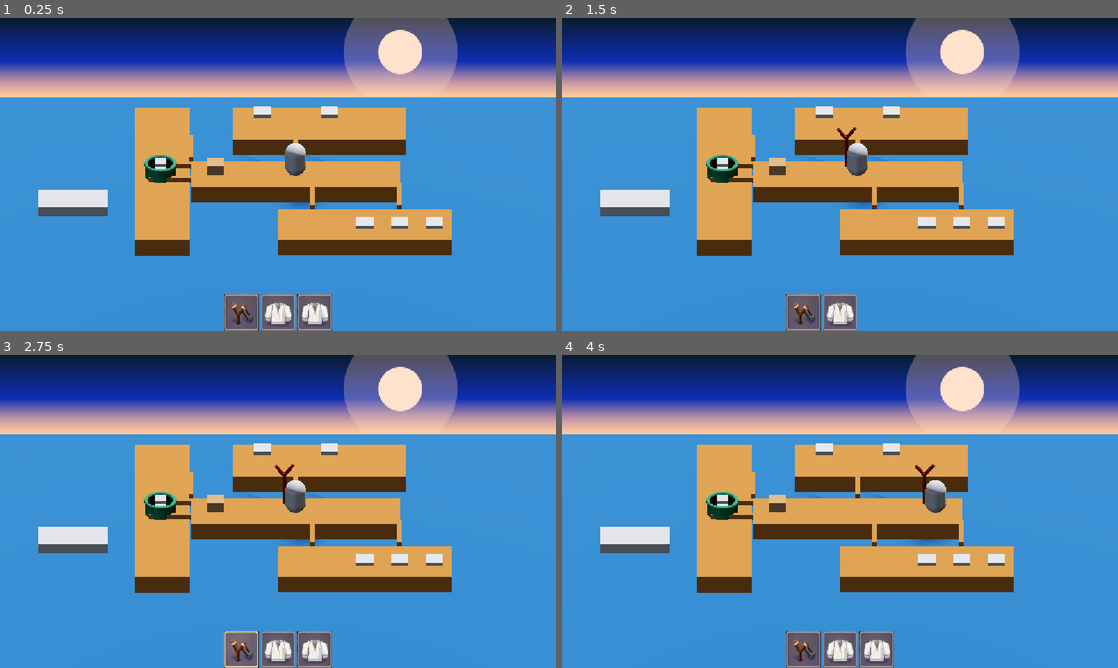
Above: before the commit, frames 1-4 (two rows, left to right).
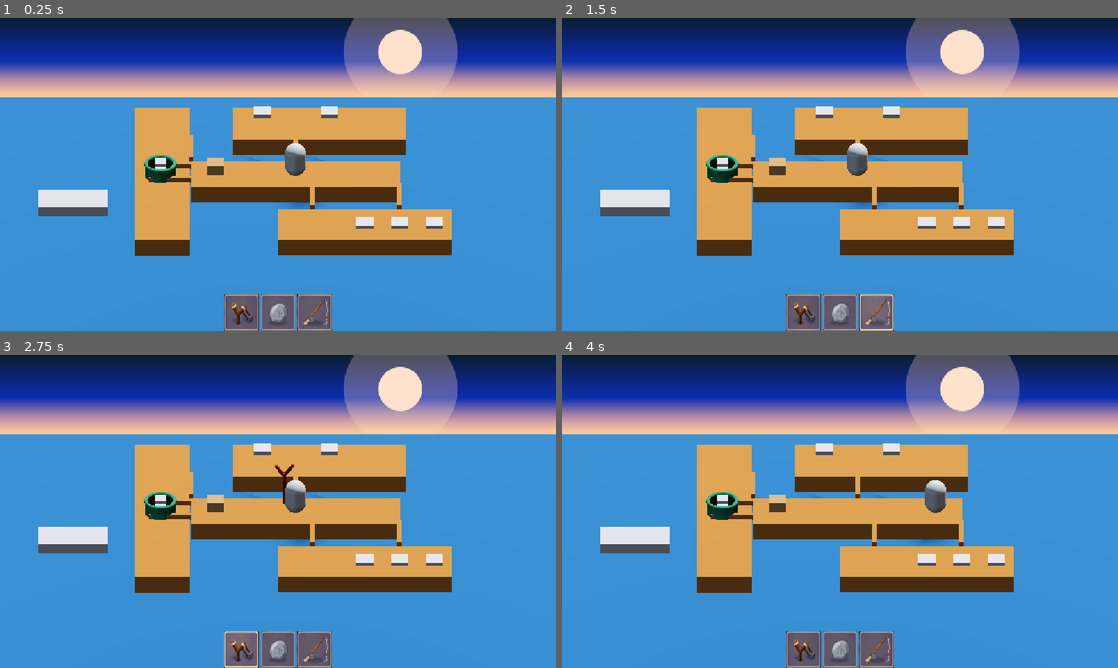
Above: after the commit, the same moments.

Repository: Rovert-XI/Hey-HO
Game: Godot game, scene res://Scenes/borrador_nivel_1.tscn
Same seed, same stepped clock (60 frames per second), same inputs: the game is played once before the commit and once after it.
Inputs (mouse positions are in pixels of both pictures, inside the frame that each line leads up to):
- Up to frame 1 (0.25 s): no input
- Up to frame 2 (1.5 s): click (878, 312) at 0.52 s; click (878, 312) at 1.27 s
- Up to frame 3 (2.75 s): click (239, 649) at 2 s
- Up to frame 4 (4 s): click (840, 649) at 2.75 s; tap Enter at 3.5 s; move the mouse to (962, 495) at 3.52 s; hold Right (ui_right) from 3.53 s (still down); tap 1 at 3.6 s; click (962, 495) at 3.67 s; tap Space at 3.77 s

The runs differ from the first frame. In frame 1, 0.6% of the frame differs, in the area x 47-59%, y 89-99%; in frame 2, 1.1%, in the area x 47-60%, y 34-100%; in frame 3, 0.6%; in frame 4, 0.7%.

Commit message:
feat(scenes): Crear escenas de caña y boya y configurar nivel 1 y canasto del cliente
- Crea boya.tscn (CharacterBody3D) y caña_pescar.tscn con nodos únicos (%Boya, %Punta, %InicioBoya) y LineaPesca local a la escena.
- Asigna escena_cana_pescar_3d en EquipmentManager y conecta los 3 slots de BarraInventario en borrador_nivel_1.tscn.
- Ajustar las medidas del CollisionShape3D del canasto de ropa

Diff:
--- a/hey-ho!/Scenes/borrador_nivel_1.tscn
+++ b/hey-ho!/Scenes/borrador_nivel_1.tscn
@@ -6,7 +6,6 @@
 [ext_resource type="Script" uid="uid://dbr8rbtfmtedi" path="res://sistema_sogas.gd" id="4_6wmma"]
 [ext_resource type="Script" uid="uid://cxhffgiyn2wg0" path="res://loro.gd" id="5_r5xcc"]
 [ext_resource type="Script" uid="uid://kfrry6paltoy" path="res://cielo_atardecer.gd" id="6_wnnrj"]
-[ext_resource type="Texture2D" uid="uid://efgd4bpn3obg" path="res://Assets/Cuadros_Inventario/BttnCamisa/normal.png" id="7_gh6xl"]
 [ext_resource type="Texture2D" uid="uid://dl0sopwxj0j5n" path="res://Assets/Cuadros_Inventario/BttnResortera/normal.png" id="7_satd5"]
 [ext_resource type="Script" uid="uid://ipj55x2e2jld" path="res://Scenes/trayectoria.gd" id="7_vym6w"]
 [ext_resource type="Script" uid="uid://c76h5yqqdv63k" path="res://Scenes/equipment_manager.gd" id="7_wwye2"]
@@ -15,11 +14,22 @@
 [ext_resource type="Texture2D" uid="uid://uw7jgq28fo34" path="res://Assets/Cuadros_Inventario/BttnResortera/hover.png" id="9_satd5"]
 [ext_resource type="Texture2D" uid="uid://dfamo4a4ktf07" path="res://Assets/Cuadros_Inventario/BttnResortera/disabled.png" id="10_t6u4c"]
 [ext_resource type="Texture2D" uid="uid://epuh67n36xgg" path="res://Assets/Cuadros_Inventario/BttnResortera/focused.png" id="11_i66cl"]
+[ext_resource type="Texture2D" uid="uid://bx6u2tluttwhb" path="res://Assets/Cuadros_Inventario/BttnPiedra/normal.png" id="13_vajee"]
+[ext_resource type="Texture2D" uid="uid://cai0fpvdlq2ri" path="res://Assets/Cuadros_Inventario/BttnPiedra/pressed.png" id="14_lyd35"]
+[ext_resource type="Texture2D" uid="uid://cd2li2ndmfr0r" path="res://Assets/Cuadros_Inventario/BttnCanaPescar/normal.png" id="14_n0hbx"]
+[ext_resource type="Texture2D" uid="uid://cl0scddbcyc53" path="res://Assets/Cuadros_Inventario/BttnCanaPescar/pressed.png" id="15_aica6"]
+[ext_resource type="Texture2D" uid="uid://h4cmamudhlys" path="res://Assets/Cuadros_Inventario/BttnPiedra/hover.png" id="15_opdkc"]
 [ext_resource type="Script" uid="uid://dgxnkqcht0rec" path="res://Scenes/municion_manager.gd" id="16_6l15b"]
+[ext_resource type="Texture2D" uid="uid://d173qw6ukk0vl" path="res://Assets/Cuadros_Inventario/BttnCanaPescar/hover.png" id="16_hwnhy"]
+[ext_resource type="Texture2D" uid="uid://yqwpeaxcx5dp" path="res://Assets/Cuadros_Inventario/BttnPiedra/disabled.png" id="16_pyv4c"]
 [ext_resource type="PackedScene" uid="uid://dw76i27ua8uma" path="res://Scenes/prenda_recolectable.tscn" id="17_i66cl"]
+[ext_resource type="Texture2D" uid="uid://umndusf6ljhk" path="res://Assets/Cuadros_Inventario/BttnCanaPescar/disabled.png" id="17_ktdqb"]
+[ext_resource type="Texture2D" uid="uid://crjpuavbvhc0m" path="res://Assets/Cuadros_Inventario/BttnPiedra/focused.png" id="17_yosrx"]
 [ext_resource type="Script" uid="uid://wogiy2030y7" path="res://Scenes/lanzador_prenda.gd" id="18_q6bmp"]
+[ext_resource type="Texture2D" uid="uid://cpea26vy17jrj" path="res://Assets/Cuadros_Inventario/BttnCanaPescar/focused.png" id="18_vajee"]
 [ext_resource type="PackedScene" uid="uid://yvbhs74efvve" path="res://Scenes/prenda_proyectil.tscn" id="19_q6bmp"]
 [ext_resource type="PackedScene" uid="uid://crd2qpr8o6wwa" path="res://Scenes/canasto_clientes.tscn" id="20_y7ef4"]
+[ext_resource type="PackedScene" uid="uid://b8cfe6dl1osm7" path="res://Scenes/caña_pescar.tscn" id="25_lyd35"]
 
 [sub_resource type="StandardMaterial3D" id="StandardMaterial3D_x4l8m"]
 albedo_color = Color(0.12156863, 0.30588236, 0.4745098, 1)
@@ -53,14 +63,6 @@
 [sub_resource type="CapsuleShape3D" id="CapsuleShape3D_xrivr"]
 radius = 0.3095703
 height = 1.0
-
-[sub_resource type="CompressedTexture2D" id="CompressedTexture2D_6wmma"]
-
-[sub_resource type="CompressedTexture2D" id="CompressedTexture2D_r5xcc"]
-
-[sub_resource type="CompressedTexture2D" id="CompressedTexture2D_wnnrj"]
-
-[sub_resource type="CompressedTexture2D" id="CompressedTexture2D_ckmep"]
 
 [sub_resource type="StandardMaterial3D" id="StandardMaterial3D_vql5j"]
 albedo_color = Color(0.54509807, 0.3529412, 0.16862746, 1)
@@ -220,28 +222,29 @@
 [node name="PiedraBttn" type="TextureButton" parent="BarraInventario/InventarioHotbar/HBoxContainer" unique_id=280666776]
 custom_minimum_size = Vector2(72, 72)
 layout_mode = 2
-texture_normal = ExtResource("7_gh6xl")
-texture_pressed = SubResource("CompressedTexture2D_6wmma")
-texture_hover = SubResource("CompressedTexture2D_r5xcc")
-texture_disabled = SubResource("CompressedTexture2D_wnnrj")
-texture_focused = SubResource("CompressedTexture2D_ckmep")
+texture_normal = ExtResource("13_vajee")
+texture_pressed = ExtResource("14_lyd35")
+texture_hover = ExtResource("15_opdkc")
+texture_disabled = ExtResource("16_pyv4c")
+texture_focused = ExtResource("17_yosrx")
 ignore_texture_size = true
 stretch_mode = 0
 
-[node name="PrendaRopaBttn" type="TextureButton" parent="BarraInventario/InventarioHotbar/HBoxContainer" unique_id=1558759501]
+[node name="CanaPescarBttn" type="TextureButton" parent="BarraInventario/InventarioHotbar/HBoxContainer" unique_id=1558759501]
 custom_minimum_size = Vector2(72, 72)
 layout_mode = 2
-texture_normal = ExtResource("7_gh6xl")
-texture_pressed = SubResource("CompressedTexture2D_6wmma")
-texture_hover = SubResource("CompressedTexture2D_r5xcc")
-texture_disabled = SubResource("CompressedTexture2D_wnnrj")
-texture_focused = SubResource("CompressedTexture2D_ckmep")
+texture_normal = ExtResource("14_n0hbx")
+texture_pressed = ExtResource("15_aica6")
+texture_hover = ExtResource("16_hwnhy")
+texture_disabled = ExtResource("17_ktdqb")
+texture_focused = ExtResource("18_vajee")
 ignore_texture_size = true
 stretch_mode = 0
 
 [node name="EquipmentManager" type="Node" parent="." unique_id=217688207]
 script = ExtResource("7_wwye2")
 escena_resortera_3d = ExtResource("8_p2u03")
+escena_cana_pescar_3d = ExtResource("25_lyd35")
 punto_mano_path = NodePath("../PlayerPirata/CharacterBody3D2/PuntoMano")
 trayectoria_path = NodePath("../PlayerPirata/CharacterBody3D2/PuntoMano/TrayectoriaResortera")
 municion_manager_path = NodePath("../MunicionManager")
@@ -310,5 +313,5 @@
 municion_manager_path = NodePath("../../MunicionManager")
 
 [connection signal="pressed" from="BarraInventario/InventarioHotbar/HBoxContainer/ResorteraBttn" to="EquipmentManager" method="seleccionar_item" binds= [1]]
-[connection signal="pressed" from="BarraInventario/InventarioHotbar/HBoxContainer/PiedraBttn" to="EquipmentManager" method="seleccionar_item" binds= [1]]
-[connection signal="pressed" from="BarraInventario/InventarioHotbar/HBoxContainer/PrendaRopaBttn" to="EquipmentManager" method="seleccionar_item" binds= [1]]
+[connection signal="pressed" from="BarraInventario/InventarioHotbar/HBoxContainer/PiedraBttn" to="EquipmentManager" method="seleccionar_item" binds= [2]]
+[connection signal="pressed" from="BarraInventario/InventarioHotbar/HBoxContainer/CanaPescarBttn" to="EquipmentManager" method="seleccionar_item" binds= [3]]
--- /dev/null
+++ b/hey-ho!/Scenes/boya.tscn
@@ -0,0 +1,25 @@
+[gd_scene format=3 uid="uid://0kmfxexrtgsl"]
+
+[ext_resource type="Script" uid="uid://dcm3juom6ao61" path="res://scripts/boya.gd" id="1_la1ie"]
+
+[sub_resource type="StandardMaterial3D" id="StandardMaterial3D_4sc2o"]
+albedo_color = Color(0.8784314, 0.17254902, 0, 1)
+
+[sub_resource type="SphereMesh" id="SphereMesh_xrivr"]
+material = SubResource("StandardMaterial3D_4sc2o")
+radius = 0.05
+height = 0.1
+
+[sub_resource type="SphereShape3D" id="SphereShape3D_xrivr"]
+custom_solver_bias = 0.1
+margin = 0.1
+radius = 0.06
+
+[node name="Boya" type="CharacterBody3D" unique_id=344070262]
+script = ExtResource("1_la1ie")
+
+[node name="MeshInstance3D" type="MeshInstance3D" parent="." unique_id=1988183351]
+mesh = SubResource("SphereMesh_xrivr")
+
+[node name="CollisionShape3D" type="CollisionShape3D" parent="." unique_id=700730598]
+shape = SubResource("SphereShape3D_xrivr")
--- a/hey-ho!/Scenes/canasto_clientes.tscn
+++ b/hey-ho!/Scenes/canasto_clientes.tscn
@@ -15,8 +15,7 @@
 size = Vector3(0.3, 0.1, 0.3)
 
 [sub_resource type="CylinderShape3D" id="CylinderShape3D_xrivr"]
-height = 0.8
-radius = 1.0
+height = 0.5396484
 
 [node name="CanastoClientes" type="Area3D" unique_id=381048849]
 script = ExtResource("1_13rbi")
@@ -58,5 +57,5 @@
 mesh = SubResource("BoxMesh_13qdw")
 
 [node name="CollisionShape3D" type="CollisionShape3D" parent="." unique_id=1695675541]
-transform = Transform3D(1, 0, 0, 0, 1, 0, 0, 0, 1, 0, 0.4, 0)
+transform = Transform3D(1, 0, 0, 0, 1, 0, 0, 0, 1, 0, 0.2698242, 0)
 shape = SubResource("CylinderShape3D_xrivr")
--- /dev/null
+++ b/hey-ho!/Scenes/caña_pescar.tscn
@@ -0,0 +1,33 @@
+[gd_scene format=3 uid="uid://b8cfe6dl1osm7"]
+
+[ext_resource type="Script" uid="uid://fonr1c5q4hrm" path="res://scripts/caña_pescar.gd" id="1_588w1"]
+[ext_resource type="PackedScene" uid="uid://cxwlcfjyo5yl1" path="res://Assets/Caña_Pescar/fishing_rod.glb" id="1_lfuo5"]
+[ext_resource type="PackedScene" uid="uid://0kmfxexrtgsl" path="res://Scenes/boya.tscn" id="3_4sc2o"]
+
+[sub_resource type="CylinderMesh" id="CylinderMesh_xrivr"]
+resource_local_to_scene = true
+top_radius = 0.003
+bottom_radius = 0.003
+
+[node name="CañaPescar" type="Node3D" unique_id=1363529650]
+transform = Transform3D(-0.99999994, 0, -8.742277e-08, 0, 1, 0, 8.742277e-08, 0, -0.99999994, 0, 0, 0)
+script = ExtResource("1_588w1")
+
+[node name="fishing_rod" parent="." unique_id=1517897380 instance=ExtResource("1_lfuo5")]
+
+[node name="Boya" parent="." unique_id=344070262 instance=ExtResource("3_4sc2o")]
+unique_name_in_owner = true
+transform = Transform3D(1, 0, 0, 0, 1, 0, 0, 0, 1, 0.40351713, 1.350696, -2.5622547e-05)
+
+[node name="Punta" type="Marker3D" parent="." unique_id=1222060716]
+unique_name_in_owner = true
+transform = Transform3D(1, 0, 0, 0, 1, 0, 0, 0, 1, 0.30725327, 1.4350388, -2.5622547e-05)
+
+[node name="InicioBoya" type="Marker3D" parent="." unique_id=1665951104]
+unique_name_in_owner = true
+transform = Transform3D(1, 0, 0, 0, 1, 0, 0, 0, 1, 0.40351713, 1.350696, -2.5622547e-05)
+
+[node name="LineaPesca" type="MeshInstance3D" parent="." unique_id=412591844]
+unique_name_in_owner = true
+transform = Transform3D(1, 0, 0, 0, 1, 0, 0, 0, 1, 0.30836356, 0.4452489, 0)
+mesh = SubResource("CylinderMesh_xrivr")
